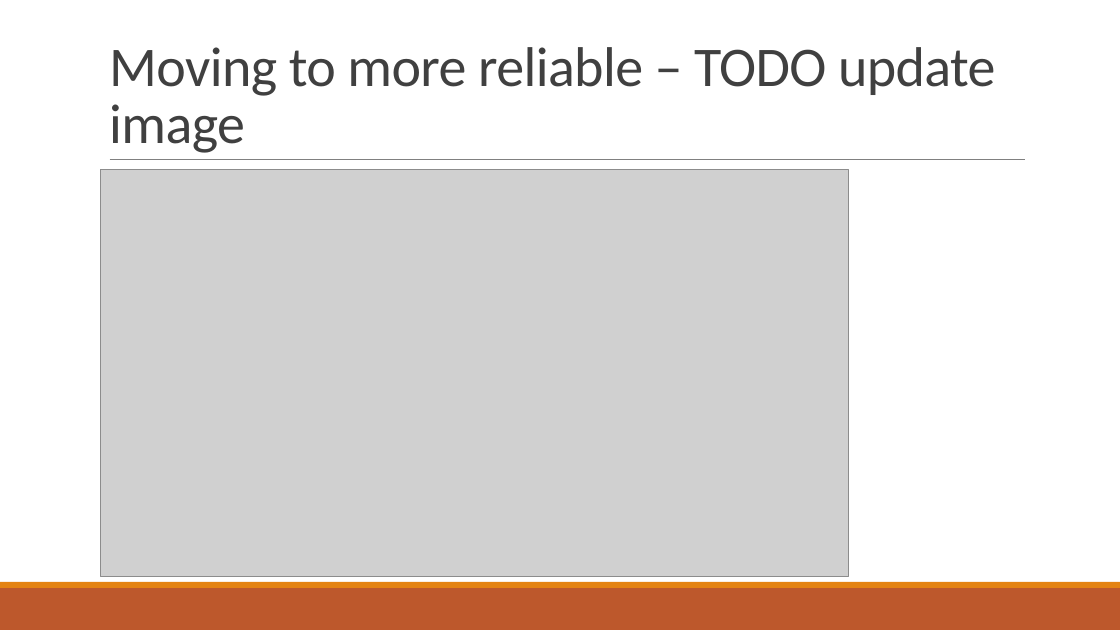
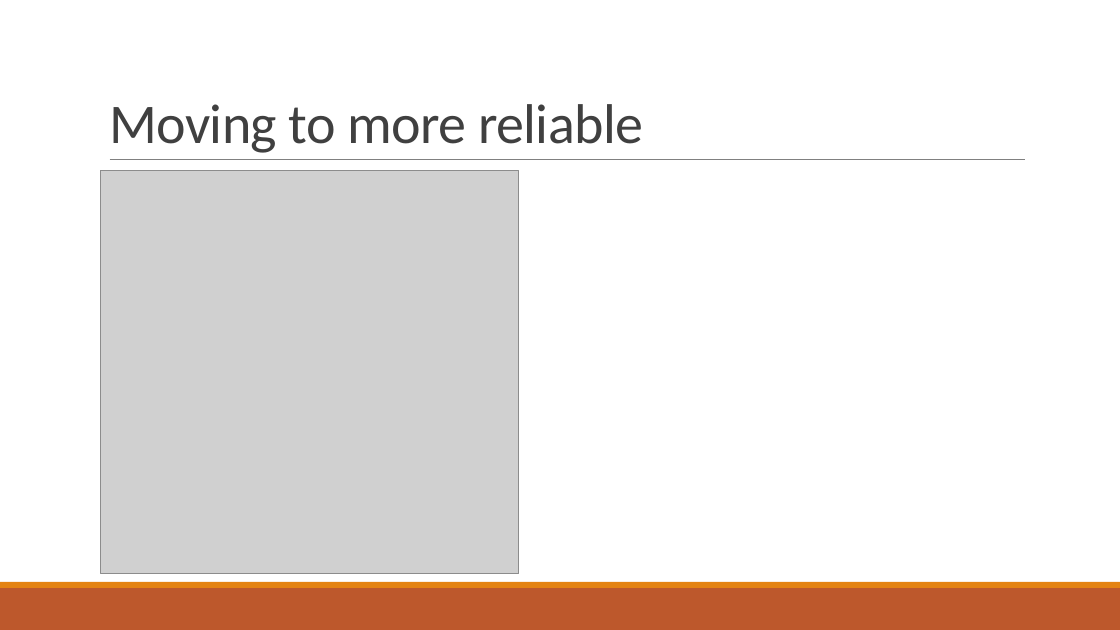
Before and after one commit to PStahl/master_thesis, a slide deck: slide 21 of presentation/presentation2.pptx. Drawn at 1120x630 pixels with LibreOffice and Linux fonts; fonts in the diff are those of the drawing; grey boxes stand for pictures. Boxes give left, top, right and bottom in pixels: in the first picture for what was removed or moved away, otherwise in the second. Text is boxed around its words. In the diff, an @@ line names an element or a change of style, - is before the commit and + after.

```diff
--- a/presentation/presentation2.pptx
+++ b/presentation/presentation2.pptx
@@ title at <box>109,104,643,153</box>: text changed @@
-Moving to more reliable – TODO update image
+Moving to more reliable
@@ picture: place and size @@
-picture at <box>101,170,849,576</box>
+picture at <box>101,171,519,574</box>
```
Also in this commit, not shown: 6 other slides changed.
